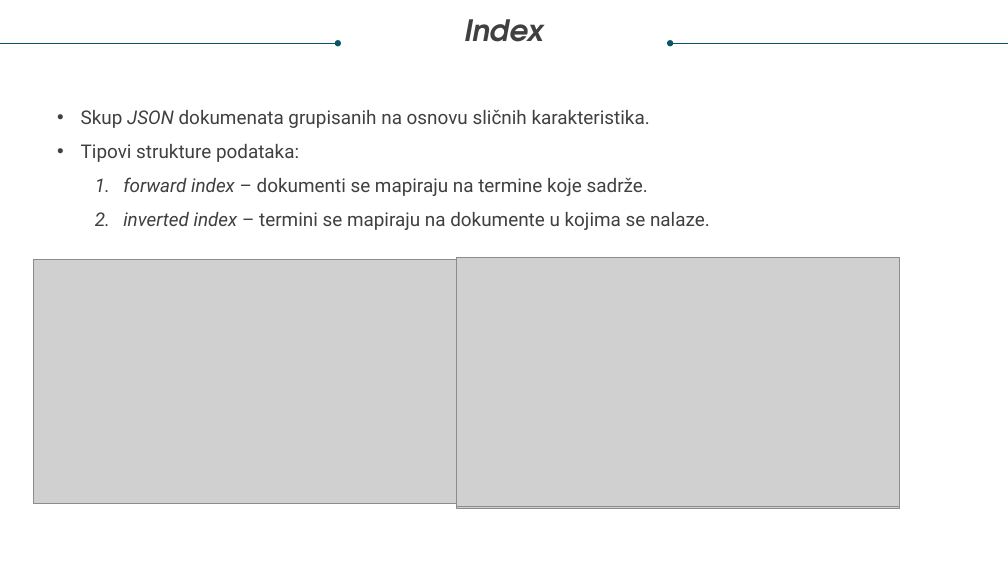
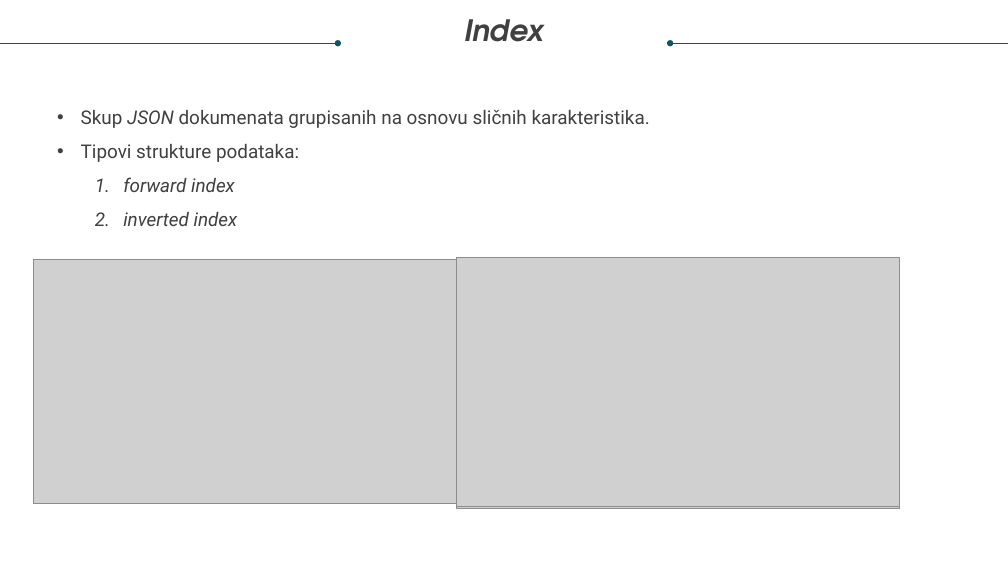
Before and after one commit to Nevenaa01/DebugIt, a slide deck: slide 7 of Nevena Gligorov diplomski prezentacija.pptx. Drawn at 1008x567 pixels with LibreOffice and Linux fonts; fonts in the diff are those of the drawing; grey boxes stand for pictures. Boxes give left, top, right and bottom in pixels: in the first picture for what was removed or moved away, otherwise in the second. Text is boxed around its words. In the diff, an @@ line names an element or a change of style, - is before the commit and + after.

```diff
--- a/Nevena Gligorov diplomski prezentacija.pptx
+++ b/Nevena Gligorov diplomski prezentacija.pptx
@@ text at [123,177,238,226]: text changed; italic on @@
-  1. forward index – dokumenti se mapiraju na termine koje sadrže.
-  2. inverted index – termini se mapiraju na dokumente u kojima se nalaze.
+  1. forward index
+  2. inverted index
```
Also in this commit, not shown: 4 other slides changed, 5 slides removed, 1 other file.
